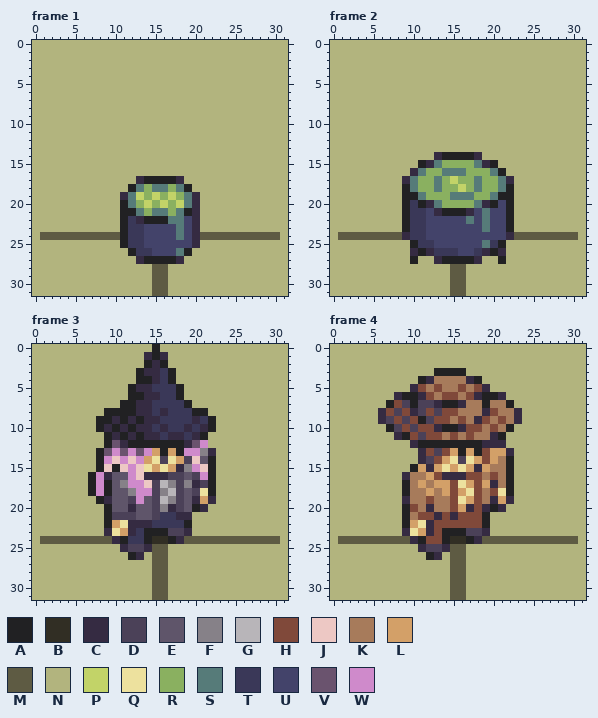
Pixel-art file, stored at layer2/rendering/assets/iso/units.aseprite. The picture above was drawn from the file before the commit.
32x32 pixels, 5 frames. Shown: frame 1, frame 2, frame 3, frame 4. The commit also changed other frames, which this record leaves out.
Visible layers, top first: "sprite", "overlay/x/Layer 1 Copy" multiply, "overlay/x/Layer 1" multiply, "Background".
Palette (. is transparent): A #212123  B #312e24  C #352b42  D #4b4158  E #5f556a  F #868188  G #b8b5b9  H #80493a  J #edc8c4  K #a77b5b  L #d3a068  M #5e5b43  N #b2b47e  P #c2d368  Q #ede19e  R #8ab060  S #567b79  T #3a3858  U #43436a  V #6a536e  W #cf8acb
Pixels before, frame 1, first column x 0:
 0 NNNNNNNNNNNNNNNNNNNNNNNNNNNNNNNN
 1 NNNNNNNNNNNNNNNNNNNNNNNNNNNNNNNN
 2 NNNNNNNNNNNNNNNNNNNNNNNNNNNNNNNN
 3 NNNNNNNNNNNNNNNNNNNNNNNNNNNNNNNN
 4 NNNNNNNNNNNNNNNNNNNNNNNNNNNNNNNN
 5 NNNNNNNNNNNNNNNNNNNNNNNNNNNNNNNN
 6 NNNNNNNNNNNNNNNNNNNNNNNNNNNNNNNN
 7 NNNNNNNNNNNNNNNNNNNNNNNNNNNNNNNN
 8 NNNNNNNNNNNNNNNNNNNNNNNNNNNNNNNN
 9 NNNNNNNNNNNNNNNNNNNNNNNNNNNNNNNN
10 NNNNNNNNNNNNNNNNNNNNNNNNNNNNNNNN
11 NNNNNNNNNNNNNNNNNNNNNNNNNNNNNNNN
12 NNNNNNNNNNNNNNNNNNNNNNNNNNNNNNNN
13 NNNNNNNNNNNNNNNNNNNNNNNNNNNNNNNN
14 NNNNNNNNNNNNNNNNNNNNNNNNNNNNNNNN
15 NNNNNNNNNNNNNNNNNNNNNNNNNNNNNNNN
16 NNNNNNNNNNNNNNNNNNNNNNNNNNNNNNNN
17 NNNNNNNNNNNNNCAAAACNNNNNNNNNNNNN
18 NNNNNNNNNNNNASRSSRSANNNNNNNNNNNN
19 NNNNNNNNNNNCSPRPRPRSCNNNNNNNNNNN
20 NNNNNNNNNNNASRPRPRPSCNNNNNNNNNNN
21 NNNNNNNNNNNAASRSSRSACNNNNNNNNNNN
22 NNNNNNNNNNNATCAAASSUCNNNNNNNNNNN
23 NNNNNNNNNNNATTUUUUSUCNNNNNNNNNNN
24 NMMMMMMMMMMATTUUUUSUCMMMMMMMMMMN
25 NNNNNNNNNNNATTUUUUUUCNNNNNNNNNNN
26 NNNNNNNNNNNNATTUUUSANNNNNNNNNNNN
27 NNNNNNNNNNNNNCAAAACNNNNNNNNNNNNN
28 NNNNNNNNNNNNNNNMMNNNNNNNNNNNNNNN
29 NNNNNNNNNNNNNNNMMNNNNNNNNNNNNNNN
30 NNNNNNNNNNNNNNNMMNNNNNNNNNNNNNNN
31 NNNNNNNNNNNNNNNMMNNNNNNNNNNNNNNN
Pixels before, frame 2, first column x 0:
 0 NNNNNNNNNNNNNNNNNNNNNNNNNNNNNNNN
 1 NNNNNNNNNNNNNNNNNNNNNNNNNNNNNNNN
 2 NNNNNNNNNNNNNNNNNNNNNNNNNNNNNNNN
 3 NNNNNNNNNNNNNNNNNNNNNNNNNNNNNNNN
 4 NNNNNNNNNNNNNNNNNNNNNNNNNNNNNNNN
 5 NNNNNNNNNNNNNNNNNNNNNNNNNNNNNNNN
 6 NNNNNNNNNNNNNNNNNNNNNNNNNNNNNNNN
 7 NNNNNNNNNNNNNNNNNNNNNNNNNNNNNNNN
 8 NNNNNNNNNNNNNNNNNNNNNNNNNNNNNNNN
 9 NNNNNNNNNNNNNNNNNNNNNNNNNNNNNNNN
10 NNNNNNNNNNNNNNNNNNNNNNNNNNNNNNNN
11 NNNNNNNNNNNNNNNNNNNNNNNNNNNNNNNN
12 NNNNNNNNNNNNNNNNNNNNNNNNNNNNNNNN
13 NNNNNNNNNNNNNNNNNNNNNNNNNNNNNNNN
14 NNNNNNNNNNNNNCAAAACNNNNNNNNNNNNN
15 NNNNNNNNNNNACSRRRRSCANNNNNNNNNNN
16 NNNNNNNNNNCSRRSSSRRRSANNNNNNNNNN
17 NNNNNNNNNCSRRSRPRRSRRSCNNNNNNNNN
18 NNNNNNNNNASRRSRRPRSRRSANNNNNNNNN
19 NNNNNNNNNAASRRRSSSRRSAANNNNNNNNN
20 NNNNNNNNNATACSRRRRSCAUANNNNNNNNN
21 NNNNNNNNNATTUCAAACUSUUANNNNNNNNN
22 NNNNNNNNNATTUUUUUSUSUUANNNNNNNNN
23 NNNNNNNNNATTUUUUUUUSUUANNNNNNNNN
24 NMMMMMMMMCTTUUUUUUUUUUCMMMMMMMMN
25 NNNNNNNNNNATTUUUUUUSTANNNNNNNNNN
26 NNNNNNNNNNCACTTTUUTCACNNNNNNNNNN
27 NNNNNNNNNNANNCAAAACNNANNNNNNNNNN
28 NNNNNNNNNNNNNNNMMNNNNNNNNNNNNNNN
29 NNNNNNNNNNNNNNNMMNNNNNNNNNNNNNNN
30 NNNNNNNNNNNNNNNMMNNNNNNNNNNNNNNN
31 NNNNNNNNNNNNNNNMMNNNNNNNNNNNNNNN
Pixels before, frame 3, first column x 0:
 0 NNNNNNNNNNNNNNNANNNNNNNNNNNNNNNN
 1 NNNNNNNNNNNNNNCACNNNNNNNNNNNNNNN
 2 NNNNNNNNNNNNNNACANNNNNNNNNNNNNNN
 3 NNNNNNNNNNNNNACCTANNNNNNNNNNNNNN
 4 NNNNNNNNNNNNNAACTANNNNNNNNNNNNNN
 5 NNNNNNNNNNNNACCTTTANNNNNNNNNNNNN
 6 NNNNNNNNNNNNAACCTTANNNNNNNNNNNNN
 7 NNNNNNNNNNNAACCTTTTANNNNNNNNNNNN
 8 NNNNNNNNNAAAACCTCTTTAANNNNNNNNNN
 9 NNNNNNNNAACACACCTTTTCTANNNNNNNNN
10 NNNNNNNNACACACCTCTTCTCANNNNNNNNN
11 NNNNNNNNNACACACCTCCTCANNNNNNNNNN
12 NNNNNNNNNAVCAAAAAAACVWNNNNNNNNNN
13 NNNNNNNNAVWVWVWLALAWWFCNNNNNNNNN
14 NNNNNNNNAWJWJWLQDQLDJEANNNNNNNNN
15 NNNNNNNNAJAJWJQLQLCFWJANNNNNNNNN
16 NNNNNNNAWCEEWJCCCDDEDWANNNNNNNNN
17 NNNNNNNAWAEFWWJDGFDFCDANNNNNNNNN
18 NNNNNNNAWAEEFWWDFGDEDQANNNNNNNNN
19 NNNNNNNNACEEDWEDGFDECLCNNNNNNNNN
20 NNNNNNNNNAEECEEDFCDEACNNNNNNNNNN
21 NNNNNNNNNADDDEEDTTCCNNNNNNNNNNNN
22 NNNNNNNNNALQCCCTTTTANNNNNNNNNNNN
23 NNNNNNNNNCQLCTAAADDCNNNNNNNNNNNN
24 NMMMMMMMMMCATTABBACMMMMMMMMMMMMN
25 NNNNNNNNNNNCDDCMMNNNNNNNNNNNNNNN
26 NNNNNNNNNNNNACNMMNNNNNNNNNNNNNNN
27 NNNNNNNNNNNNNNNMMNNNNNNNNNNNNNNN
28 NNNNNNNNNNNNNNNMMNNNNNNNNNNNNNNN
29 NNNNNNNNNNNNNNNMMNNNNNNNNNNNNNNN
30 NNNNNNNNNNNNNNNMMNNNNNNNNNNNNNNN
31 NNNNNNNNNNNNNNNMMNNNNNNNNNNNNNNN
Pixels before, frame 4, first column x 0:
 0 NNNNNNNNNNNNNNNNNNNNNNNNNNNNNNNN
 1 NNNNNNNNNNNNNNNNNNNNNNNNNNNNNNNN
 2 NNNNNNNNNNNNNNNNNNNNNNNNNNNNNNNN
 3 NNNNNNNNNNNNNAAAANNNNNNNNNNNNNNN
 4 NNNNNNNNNNNACKKKKCANNNNNNNNNNNNN
 5 NNNNNNNNNNCHKHKKHKHCNNNNNNNNNNNN
 6 NNNNNNNNCAACHKHHKHCAACNNNNNNNNNN
 7 NNNNNNNAHDADDCAACKKAKKANNNNNNNNN
 8 NNNNNNCHDHCDHDHHKKKCHKKCNNNNNNNN
 9 NNNNNNCDHDHADHHKHKCHKHKCNNNNNNNN
10 NNNNNNNADHDHHCAACHHKHKANNNNNNNNN
11 NNNNNNNNCAHDHHKHKHKKCANNNNNNNNNN
12 NNNNNNNNNNCAAAAAAAACCCNNNNNNNNNN
13 NNNNNNNNNNNCHDHLALAHLLCNNNNNNNNN
14 NNNNNNNNNNNCDHLQDQLHLKANNNNNNNNN
15 NNNNNNNNNNALCLQLQLCLKKANNNNNNNNN
16 NNNNNNNNNCKKLHCCCHHKHKANNNNNNNNN
17 NNNNNNNNNAKLKLLHQLHLCKANNNNNNNNN
18 NNNNNNNNNAKKLKLHLQHKHQANNNNNNNNN
19 NNNNNNNNNCKKHKKHQLHKCLCNNNNNNNNN
20 NNNNNNNNNAHKCKKHLCHCACNNNNNNNNNN
21 NNNNNNNNNAKHHCHCHHHANNNNNNNNNNNN
22 NNNNNNNNNALQCHHHHHHANNNNNNNNNNNN
23 NNNNNNNNNCQLCHAAADDCNNNNNNNNNNNN
24 NMMMMMMMMMCAHHABBACMMMMMMMMMMMMN
25 NNNNNNNNNNNCDDCMMNNNNNNNNNNNNNNN
26 NNNNNNNNNNNNACNMMNNNNNNNNNNNNNNN
27 NNNNNNNNNNNNNNNMMNNNNNNNNNNNNNNN
28 NNNNNNNNNNNNNNNMMNNNNNNNNNNNNNNN
29 NNNNNNNNNNNNNNNMMNNNNNNNNNNNNNNN
30 NNNNNNNNNNNNNNNMMNNNNNNNNNNNNNNN
31 NNNNNNNNNNNNNNNMMNNNNNNNNNNNNNNN
Once edited:
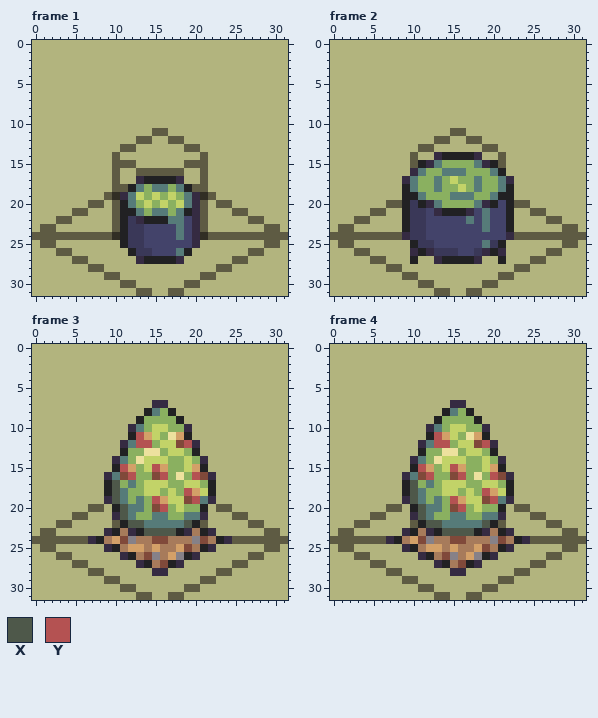
Colours new in this view: X #4e584a  Y #b45252
Author's note on the commit: resource generation units
Changes in this commit:
layer "overlay/x/Layer 1 Copy" now hidden
layer "overlay/outside/floor outside" now shown
layer "overlay/centre/vertical centre" now shown
layer "overlay/centre/top centre" now shown
layer "overlay/centre/floor centre" now shown
Changed rows in their new state; - is an unchanged pixel.
Frame 1:
first column x 0:
11 ---------------MM---------------
12 -------------MM--MM-------------
13 -----------MM------MM-----------
14 ----------M----------M----------
15 ----------MMM------MMM----------
16 ----------M--MMMMMM--M----------
17 ----------M----------M----------
18 ----------MM--------MM----------
19 ---------MB----------BM---------
20 -------MM-M----------M-MM-------
21 -----MM---M----------M---MM-----
22 ---MM-----M----------M-----MM---
23 -MM-------M----------M-------MM-
24 M---------B----------B---------M
25 -MM--------------------------MM-
26 ---MM----------------------MM---
27 -----MM------------------MM-----
28 -------MM------NN------MM-------
29 ---------MM----NN----MM---------
30 -----------MM--NN--MM-----------
31 -------------MMNNMM-------------
Frame 2:
first column x 10:
11 -----MM-----
12 ---MM--MM---
13 -MM------MM-
14 M----------M
15 M----------M
first column x 0:
20 -------MM--------------MM-------
21 -----MM------------------MM-----
22 ---MM----------------------MM---
23 -MM--------------------------MM-
24 M------------------------------M
25 -MM--------------------------MM-
26 ---MM----------------------MM---
27 -----MM------------------MM-----
28 -------MM------NN------MM-------
29 ---------MM----NN----MM---------
30 -----------MM--NN--MM-----------
31 -------------MMNNMM-------------
Frame 3:
first column x 0:
 0 ---------------N----------------
 1 --------------NNN---------------
 2 --------------NNN---------------
 3 -------------NNNNN--------------
 4 -------------NNNNN--------------
 5 ------------NNNNNNN-------------
 6 ------------NNNNNNN-------------
 7 -----------NNNNCCNNN------------
 8 ---------NNNNNASRANNNN----------
 9 --------NNNNN-RRRRANNNN---------
10 --------NNNNCSRPPRR-NNN---------
11 ---------NNNAYLPRQLANN----------
12 ---------NN-SYYRPPHYCN----------
13 --------NNNARRQQRPPRANN---------
14 --------NNCSRQPPPRRPRCN---------
15 --------NN-YLRPYLRRPLAN---------
16 -------NN-SHYRRHYRQRYHC---------
17 -------NN-XRSRPPPRRPPR----------
18 -------NN-XSRRPPRPRYLP----------
19 --------N-XSRSRYLPPHYS----------
20 -------MMNAXSSRHYRPRRA-MM-------
21 -----MM--NCXSRRSSRRSSC---MM-----
22 ---MM----NMAXXSSSSSXAM-----MM---
23 -MM-------AK-AXXXXA-KAC------MM-
24 M------CAKLHFKKHHKKKFHKAC------M
25 -MM------CAKLLKLKKLHKAC------MM-
26 ---MM------C-KHFKLFAC------MM---
27 -----MM------CAKHAC------MM-----
28 -------MM------CC------MM-------
29 ---------MM----NN----MM---------
30 -----------MM--NN--MM-----------
31 -------------MMNNMM-------------
Frame 4:
first column x 0:
 3 -------------NNNN---------------
 4 -----------NNNNNNNN-------------
 5 ----------NNNNNNNNNN------------
 6 --------NNNNNNNNNNNNNN----------
 7 -------NNNNNNNNC-NNNNNN---------
 8 ------NNNNNNNNASRANNNNNN--------
 9 ------NNNNNNNARRRRANNNNN--------
10 -------NNNNNCSRPPRRCNNN---------
11 --------NNNNAYLPRQLANN----------
12 ----------NCSYYRPPHY-N----------
13 -----------ARRQQRPPRANN---------
14 ----------CSRQPPPRRPRCN---------
15 -----------YLRPYLRRPLAN---------
16 ----------SHYRRHYRQRYHC---------
17 ----------XRSRPPPRRPPR----------
18 ----------XSRRPPRPRYLP----------
19 ----------XSRSRYLPPHYS----------
20 -------MMNAXSSR-YRPRRA-MM-------
21 -----MM--NCXSRRSSRRSSC---MM-----
22 ---MM----NMAXXSSSSSXAM-----MM---
23 -MM-------AK-AXXXXA-KAC------MM-
24 M------CAKLHFKKHHKKKFHKAC------M
25 -MM------CAKLLKLKKLHKAC------MM-
26 ---MM------C-KHFKLFAC------MM---
27 -----MM------CAKHAC------MM-----
28 -------MM------CC------MM-------
29 ---------MM----NN----MM---------
30 -----------MM--NN--MM-----------
31 -------------MMNNMM-------------
Where, in picture pixels (left, top, right, bottom), the same in both pictures:
changed: (32, 128, 288, 296)
changed: (330, 128, 586, 296)
changed: (32, 344, 288, 600)
changed: (330, 368, 586, 600)
